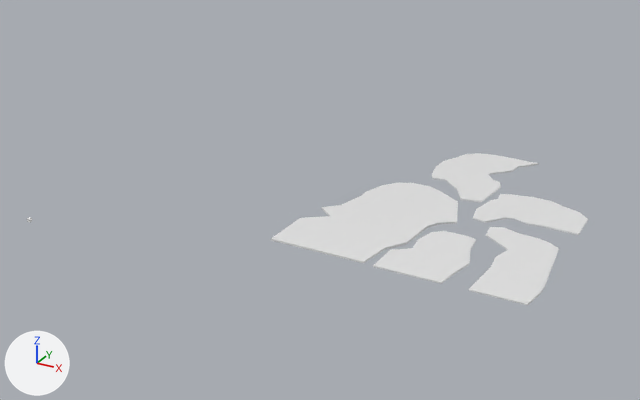
Before and after pictures for a commit that changed the Blender file Assets/Models/Environment/Scenes/Tutorial/tutorial_facilityRoomZinc2.blend.
Rendered twice from a 50 mm lens placed at (198.0, -505.0, 294.0), pointed at (-92.0, 21.0, 31.0). The axes (+X, +Y, +Z) are drawn at lower left. The lights are the same throughout.
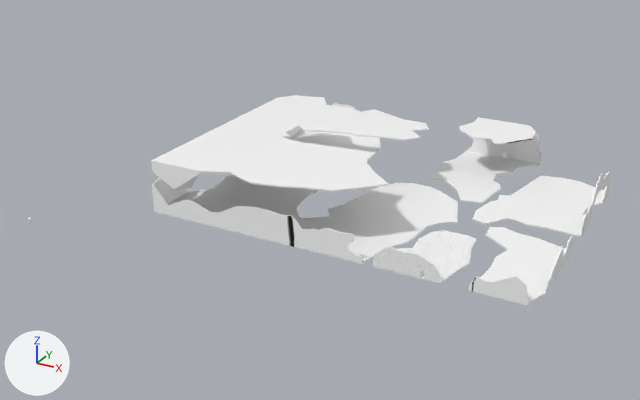
Commit message: Zinc room 2 progress

Where the change shows, as pixel boxes [x1, y1, x2, y2] in the pictures (640 x 400 px):
'Cube.007', added: after [151, 95, 429, 192]
    faces in mat_tile (picture img_tile_png): [151, 95, 429, 192]
'Cube.004', surface changed, reshaped: before [271, 183, 458, 263]; after [152, 175, 458, 264]
'Cube.005', surface changed, reshaped (76% taller): before [432, 153, 539, 202]; after [432, 117, 541, 204]
'Cube.003', surface changed, reshaped (20% wider, 57% taller): before [473, 194, 588, 235]; after [473, 172, 611, 237]
'Cube.002', surface changed, reshaped (15% wider): before [469, 227, 559, 305]; after [469, 227, 573, 305]
'Cube.001', surface changed, reshaped, moved: before [373, 231, 476, 284]; after [373, 230, 477, 284]
'Cube.006', added: after [286, 103, 380, 152]
part 1 of me_cube, built on: before [403, 254, 469, 284]; after [373, 246, 470, 284]
part 2 of me_cube, surface changed: [397, 231, 476, 283] in both
part 3 of me_cube_001, built on: before [514, 243, 559, 305]; after [469, 236, 573, 304]
part 4 of me_cube_005, built on: before [473, 194, 588, 235]; after [473, 172, 611, 237]
part 5 of me_cube_005, surface changed: before [473, 200, 586, 229]; after [473, 189, 582, 232]
part 6 of me_cube_006, built on: before [322, 205, 351, 218]; after [152, 175, 363, 264]
part 7 of me_cube_007, built on: before [432, 153, 539, 202]; after [432, 117, 541, 204]
part 8 of me_cube_007, surface changed: before [432, 158, 530, 201]; after [432, 151, 530, 202]

Edits to the bpy script that builds the scene:
```text
Change mat_tile:
    remove mat_tile.base_color = (0.8, 0.8, 0.8)  # white #e7e7e7
    add mat_tile.texture = img_tile_png
Change me_cube:
    remove me_cube.from_pydata(...)  # 60 vertices, 56 faces; spans x -37.5..21.0, y 0.0..77.0, z -1.0..0.0
    add me_cube.from_pydata(...)  # 144 vertices, 142 faces; spans x -37.5..21.0, y -1.0..77.0, z -1.0..18.0
    me_cube part 1: 6 vertices moved from x -5.0..4.5, y 0.0..18.5, z -1.0..0.0 to x -1.5..1.5, y 0.0..18.5, z -1.0..0.0; 84 vertices added at x -37.5..14.0, y -1.0..0.0, z -1.0..18.0
    me_cube part 2: 50 kept faces spanning x -37.5..21.0, y 0.0..77.0, z -1.0..0.0 get new texture (UV) coordinates
    add me_cube.materials.append(mat_light)  # cyan #a4d9da
Change me_cube_001:
    remove me_cube_001.from_pydata(...)  # 78 vertices, 74 faces; spans x -45.7..17.0, y 0.0..104.9, z -1.0..0.5
    add me_cube_001.from_pydata(...)  # 200 vertices, 196 faces; spans x -45.7..20.0, y 0.0..104.9, z -1.0..18.0
    me_cube_001 part 3: 6 vertices moved from x 12.0..17.0, y 30.0..75.0, z -1.0..0.0 to x 19.0, y 30.0..75.0, z -1.0..0.0; 4 vertices removed from x 10.3..17.0, y 18.5..89.9, z -1.0..0.0; 126 vertices added at x -26.5..20.0, y 0.0..89.9, z -1.0..18.0
    add me_cube_001.materials.append(mat_light)  # cyan #a4d9da
Change me_cube_005:
    remove me_cube_005.from_pydata(...)  # 78 vertices, 74 faces; spans x -45.1..38.4, y -4.3..62.1, z 0.0..1.5
    add me_cube_005.from_pydata(...)  # 212 vertices, 210 faces; spans x -45.1..41.0, y -4.3..118.2, z -1.0..32.8
    me_cube_005 part 4: 38 vertices moved from x -45.1..38.4, y -4.3..62.1, z 0.0..1.5 to x -45.1..40.0, y -4.3..78.8, z -1.0..2.5; 13 vertices removed from x -17.7..38.4, y 9.6..50.1, z 0.0..1.0; 147 vertices added at x -30.2..41.0, y 9.6..118.2, z -1.0..32.8
    me_cube_005 part 5: 35 kept faces spanning x -45.1..40.0, y -4.3..78.8, z -1.0..2.5 get new texture (UV) coordinates
    add me_cube_005.materials.append(mat_light)  # cyan #a4d9da
Change me_cube_006:
    remove me_cube_006.from_pydata(...)  # 185 vertices, 169 faces; spans x -55.0..57.0, y 0.0..152.0, z -1.0..0.0
    add me_cube_006.from_pydata(...)  # 484 vertices, 468 faces; spans x -164.0..57.0, y -1.0..152.0, z -1.0..31.0
    me_cube_006 part 6: 2 vertices moved from x -49.0, y 69.0, z -1.0..0.0 to x -43.0, y 68.0, z -1.0..0.0; 299 vertices added at x -164.0..22.0, y -1.0..139.0, z -1.0..31.0
    add me_cube_006.materials.append(mat_light)  # cyan #a4d9da
Change me_cube_007:
    remove me_cube_007.from_pydata(...)  # 78 vertices, 74 faces; spans x -62.5..16.2, y -22.0..89.5, z 0.0..1.5
    add me_cube_007.from_pydata(...)  # 210 vertices, 208 faces; spans x -62.5..17.2, y -22.0..90.0, z -1.0..34.5
    me_cube_007 part 7: 41 vertices moved from x -62.5..12.0, y -22.0..89.5, z 0.0..1.5 to x -62.5..12.0, y -22.0..89.0, z -1.0..2.5; 9 vertices removed from x -50.5..16.2, y 73.0..89.5, z 0.0..1.0; 141 vertices added at x -53.5..17.2, y 30.0..90.0, z -1.0..34.5
    me_cube_007 part 8: 39 kept faces spanning x -62.5..12.0, y -22.0..89.0, z -1.0..2.5 get new texture (UV) coordinates
    add me_cube_007.materials.append(mat_light)  # cyan #a4d9da
Change ob_cube_001:
    ob_cube_001.location: (0.0, 0.0, 0.0) -> (0.0, 1.0, 0.0)
Add ob_cube_007:
    ob_cube_007 = bpy.data.objects.new('Cube.007', me_cube_008)  # 484 vertices, 468 faces; spans x -91.0..93.0, y -75.0..138.0, z -20.0..5.0; in mat_tile (picture img_tile_png), mat_light (cyan #a4d9da)
    ob_cube_007.location = (-141.0, 75.0, 38.0)
Add ob_cube_006:
    ob_cube_006 = bpy.data.objects.new('Cube.006', me_cube_003)  # 200 vertices, 196 faces; spans x -74.0..20.0, y 0.0..95.9, z -1.0..26.0; in mat_tile (picture img_tile_png), mat_light (cyan #a4d9da)
    ob_cube_006.location = (-207.0, 251.0, 0.0)
    ob_cube_006.rotation_euler = (0.0, 0.0, 3.142)  # degrees (0, 0, 180)
```
